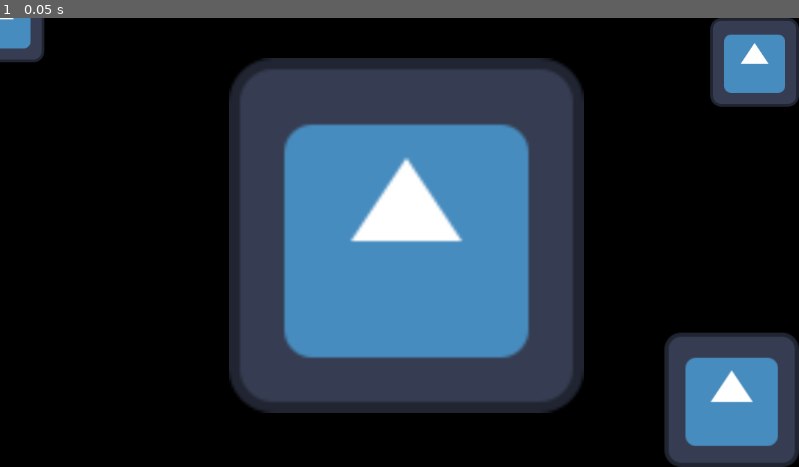
Above: before the commit, frame 1.
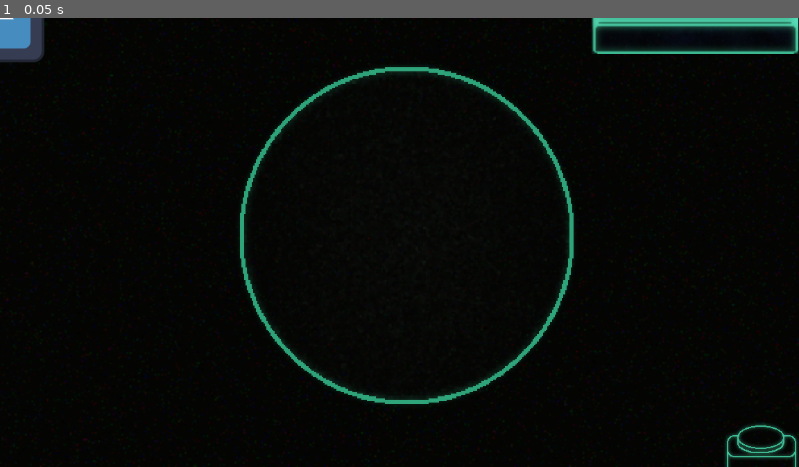
Above: after the commit, the same moment.

Repository: trevorbaughn/ludum-dare-56
Game: Godot game, scene res://main.tscn
Same seed, same stepped clock (60 frames per second), same inputs: the game is played once before the commit and once after it. The engine's default icon, where the game draws it, is replaced by a stand-in: a white triangle on a blue panel in a dark square.
Inputs:
- Up to frame 1 (0.05 s): no input

The runs differ from the first frame. In frame 1, 43% of the frame differs, in the area x 0-100%, y 0-100%.

Commit message:
scaling fixes

Diff:
--- a/main.tscn
+++ b/main.tscn
@@ -1,15 +1,15 @@
-[gd_scene load_steps=13 format=3 uid="uid://evsjylwixarv"]
+[gd_scene load_steps=14 format=3 uid="uid://evsjylwixarv"]
 
 [ext_resource type="PackedScene" uid="uid://br81af7c7x62" path="res://scenes/prefabs/cell.tscn" id="1_8jtko"]
-[ext_resource type="Texture2D" uid="uid://c04sd2ge0u3x0" path="res://icon.svg" id="1_stixn"]
 [ext_resource type="Script" path="res://scenes/prefabs/cell.gd" id="2_rxsn3"]
 [ext_resource type="PackedScene" uid="uid://ypnvpop126a2" path="res://scenes/prefabs/drawer.tscn" id="3_hsewk"]
 [ext_resource type="PackedScene" uid="uid://dp88xhc5cfm2p" path="res://scenes/prefabs/petridish.tscn" id="4_1bunk"]
+[ext_resource type="Texture2D" uid="uid://cks4i24fbk38x" path="res://assets/sprites/button unpressed.png" id="5_s63tq"]
+[ext_resource type="Texture2D" uid="uid://b52h7fxq7j4bs" path="res://assets/sprites/button pressed.png" id="6_0yeit"]
 [ext_resource type="Script" path="res://capture_button.gd" id="6_yudn2"]
+[ext_resource type="Texture2D" uid="uid://bwb0lqj4q7frd" path="res://assets/sprites/background.png" id="8_e5nev"]
 
-[sub_resource type="CompressedTexture2D" id="CompressedTexture2D_psgoa"]
-
-[sub_resource type="ViewportTexture" id="ViewportTexture_tcp3v"]
+[sub_resource type="ViewportTexture" id="ViewportTexture_kvbh5"]
 viewport_path = NodePath("UI/CenterContainer/SubViewport")
 
 [sub_resource type="Animation" id="Animation_iv7xq"]
@@ -96,12 +96,12 @@
 anchor_top = 1.0
 anchor_right = 1.0
 anchor_bottom = 1.0
-offset_left = -194.0
-offset_top = -194.0
+offset_left = -110.0
+offset_top = -66.0
 grow_horizontal = 0
 grow_vertical = 0
-texture_normal = ExtResource("1_stixn")
-texture_pressed = SubResource("CompressedTexture2D_psgoa")
+texture_normal = ExtResource("5_s63tq")
+texture_pressed = ExtResource("6_0yeit")
 stretch_mode = 0
 script = ExtResource("6_yudn2")
 wait_time = 1.5
@@ -111,13 +111,23 @@
 offset_top = 58.0
 offset_right = 842.0
 offset_bottom = 570.0
-texture = SubResource("ViewportTexture_tcp3v")
+texture = SubResource("ViewportTexture_kvbh5")
 
 [node name="AnimationPlayer" type="AnimationPlayer" parent="Subviewporty"]
 libraries = {
 "": SubResource("AnimationLibrary_53sew")
 }
 
+[node name="Background" type="TextureRect" parent="."]
+z_index = -5
+anchors_preset = 15
+anchor_right = 1.0
+anchor_bottom = 1.0
+grow_horizontal = 2
+grow_vertical = 2
+mouse_filter = 2
+texture = ExtResource("8_e5nev")
+
 [connection signal="button_down" from="UI/CaptureButton" to="UI/CaptureButton" method="_on_button_down"]
 [connection signal="button_up" from="UI/CaptureButton" to="UI/CaptureButton" method="_on_button_up"]
 [connection signal="capture_petri" from="UI/CaptureButton" to="UI/CenterContainer/SubViewport" method="_on_capture_button_capture_petri"]
--- a/scenes/prefabs/cell.gd
+++ b/scenes/prefabs/cell.gd
@@ -1,7 +1,7 @@
 extends Node2D
 
-@export var max_life: int
-var current_life: int
+@export var max_life: float
+var current_life: float
 var is_refrigerated: bool = true
 @export var regen_rate: float = 10.0
 
--- a/scenes/prefabs/drawer.tscn
+++ b/scenes/prefabs/drawer.tscn
@@ -1,7 +1,8 @@
-[gd_scene load_steps=4 format=3 uid="uid://ypnvpop126a2"]
+[gd_scene load_steps=5 format=3 uid="uid://ypnvpop126a2"]
 
-[ext_resource type="Texture2D" uid="uid://c04sd2ge0u3x0" path="res://icon.svg" id="1_vyhvv"]
+[ext_resource type="Texture2D" uid="uid://1mb1u7bf8t6" path="res://assets/sprites/drawer closed.png" id="1_g0grs"]
 [ext_resource type="Script" path="res://scenes/prefabs/drawer_closed.gd" id="2_enlte"]
+[ext_resource type="Texture2D" uid="uid://by0fufbumd5af" path="res://assets/sprites/drawer opem.png" id="3_53tgs"]
 [ext_resource type="Script" path="res://scenes/prefabs/drawer_open.gd" id="3_q00x1"]
 
 [node name="Drawer" type="Control"]
@@ -18,10 +19,12 @@
 anchors_preset = 1
 anchor_left = 1.0
 anchor_right = 1.0
-offset_left = -128.0
-offset_bottom = 128.0
+offset_left = -299.0
+offset_right = -150.0
+offset_bottom = 26.0
 grow_horizontal = 0
-texture_normal = ExtResource("1_vyhvv")
+scale = Vector2(2, 2)
+texture_normal = ExtResource("1_g0grs")
 script = ExtResource("2_enlte")
 
 [node name="DrawerOpen" type="TextureButton" parent="."]
@@ -30,11 +33,12 @@
 anchors_preset = 1
 anchor_left = 1.0
 anchor_right = 1.0
-offset_left = -128.0
-offset_bottom = 128.0
+offset_left = -299.0
+offset_right = -150.0
+offset_bottom = 151.0
 grow_horizontal = 0
-texture_normal = ExtResource("1_vyhvv")
-flip_v = true
+scale = Vector2(2, 2)
+texture_normal = ExtResource("3_53tgs")
 script = ExtResource("3_q00x1")
 
 [connection signal="pressed" from="DrawerClosed" to="DrawerClosed" method="_on_pressed"]
--- a/scenes/prefabs/petridish.tscn
+++ b/scenes/prefabs/petridish.tscn
@@ -1,18 +1,12 @@
-[gd_scene load_steps=6 format=3 uid="uid://dp88xhc5cfm2p"]
+[gd_scene load_steps=4 format=3 uid="uid://dp88xhc5cfm2p"]
 
 [ext_resource type="PackedScene" uid="uid://d0wouk740bibs" path="res://scenes/prefabs/ScreenCapturer.tscn" id="1_7p43q"]
-[ext_resource type="Texture2D" uid="uid://c04sd2ge0u3x0" path="res://icon.svg" id="1_a0wwb"]
 [ext_resource type="Script" path="res://scenes/prefabs/petridish.gd" id="1_t5dsw"]
-
-[sub_resource type="Animation" id="Animation_2urrm"]
-resource_name = "move_in"
-
-[sub_resource type="AnimationLibrary" id="AnimationLibrary_ttm6i"]
-_data = {
-"move_in": SubResource("Animation_2urrm")
-}
+[ext_resource type="Texture2D" uid="uid://dslqxro5kfx7d" path="res://assets/sprites/dish.png" id="2_rn37p"]
 
 [node name="petridish" type="SubViewport"]
+disable_3d = true
+transparent_bg = true
 script = ExtResource("1_t5dsw")
 
 [node name="Control" type="Control" parent="."]
@@ -31,11 +25,6 @@
 anchor_bottom = 1.0
 grow_horizontal = 2
 grow_vertical = 2
-texture = ExtResource("1_a0wwb")
-
-[node name="AnimationPlayer" type="AnimationPlayer" parent="Control"]
-libraries = {
-"": SubResource("AnimationLibrary_ttm6i")
-}
+texture = ExtResource("2_rn37p")
 
 [node name="ScreenCapturer" parent="." instance=ExtResource("1_7p43q")]
Binary file changed: assets/sprites/dish.png
Not shown, changed: assets/sprites/dish.png.import
